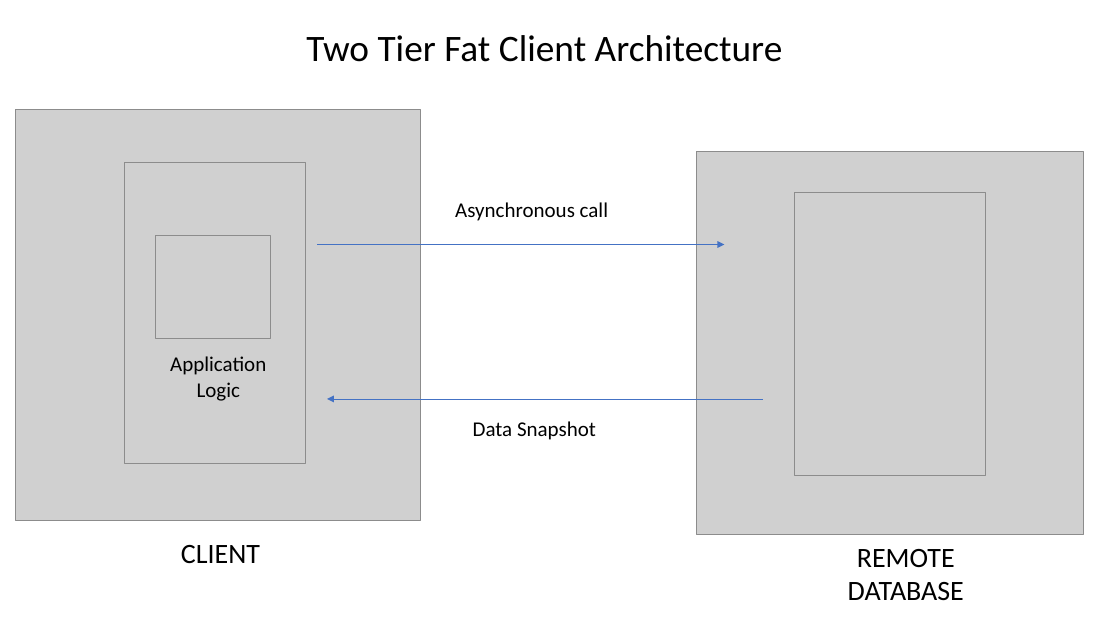
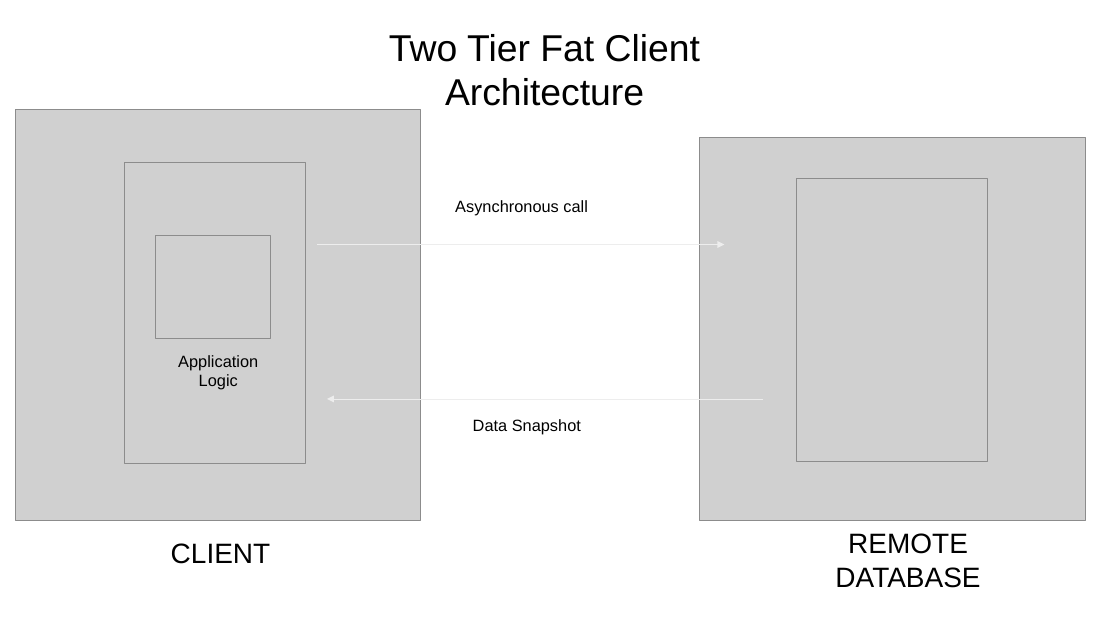
Before and after one commit to Ciuse/Bealthy_app, a slide deck: slide 5 of Presentazione/Presentazione Bealthy.pptx (slide 6 before the commit). Drawn at 1120x630 pixels with LibreOffice and Linux fonts; fonts in the diff are those of the drawing; grey boxes stand for pictures. Boxes give left, top, right and bottom in pixels: in the first picture for what was removed or moved away, otherwise in the second. Text is boxed around its words. In the diff, an @@ line names an element or a change of style, - is before the commit and + after.

```diff
--- a/Presentazione/Presentazione Bealthy.pptx
+++ b/Presentazione/Presentazione Bealthy.pptx
@@ arrow (318, 245) - (724, 245): stroke #4472C4 0.5 pt to #EEEEEE 0.75 pt @@
@@ size 18 to 14 pt, font Calibri to Arial in 3 elements at bbox=[455, 200, 588, 216], bbox=[473, 419, 581, 435], bbox=[178, 355, 258, 390] @@
@@ arrow (763, 399) - (327, 399): stroke #4472C4 0.5 pt to #EEEEEE 0.75 pt @@
@@ font Calibri to Arial in 3 elements at bbox=[389, 34, 700, 106], bbox=[171, 543, 271, 564], bbox=[835, 533, 980, 588] @@
@@ 2 pictures, 1 text: place and size @@
-2 pictures, 1 text at bbox=[697, 152, 1083, 601]
+2 pictures, 1 text at bbox=[699, 138, 1086, 588]
```
Also in this commit, not shown: 7 other slides changed, 2 slides added, 1 slide removed, 18 other files.
